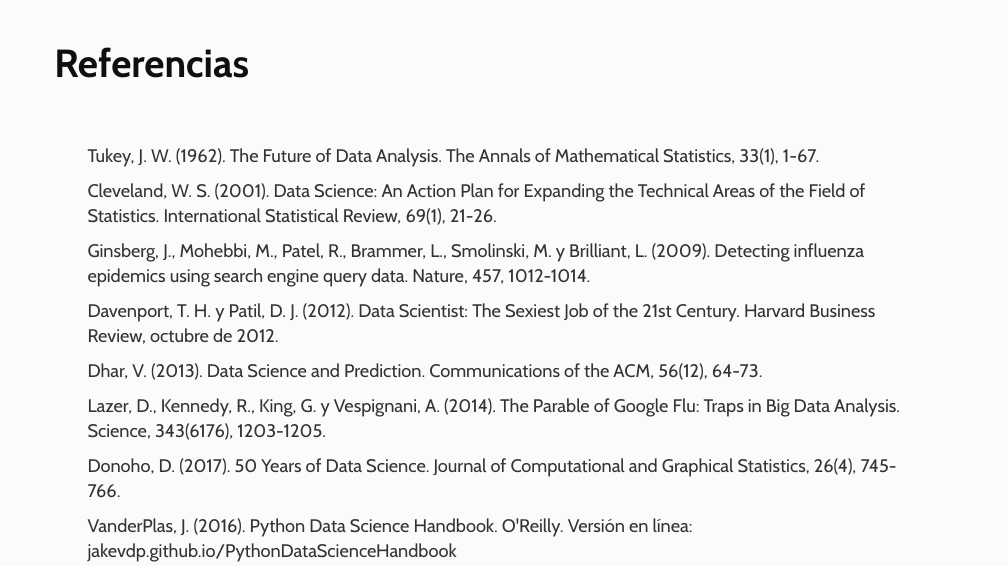
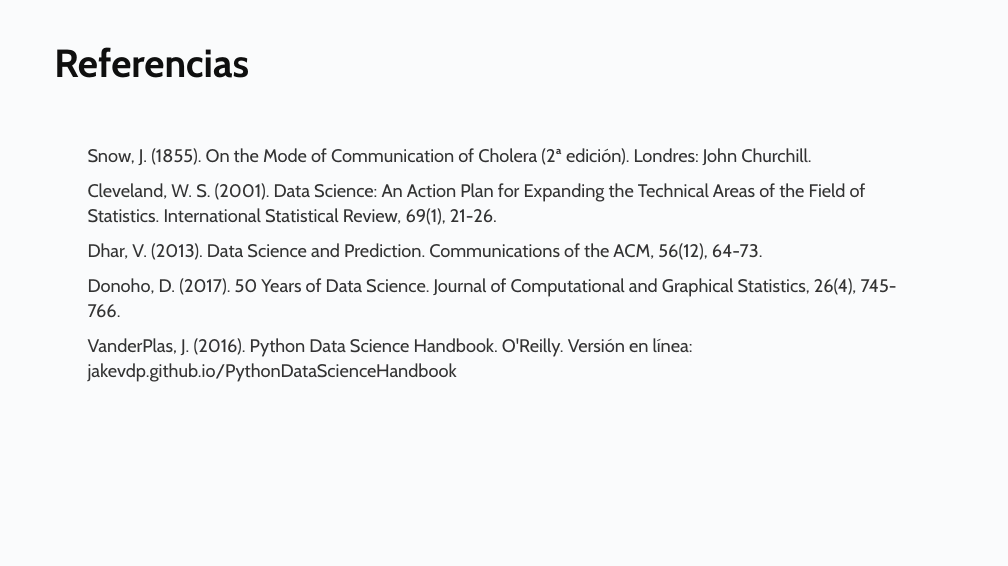
Before and after one commit to daniopitz/diplomado-cdd, a slide deck: slide 32 of presentaciones/clase01_fundamentos_ecosistema.pptx (slide 39 before the commit). Drawn at 1008x566 pixels with LibreOffice and Linux fonts; fonts in the diff are those of the drawing. Boxes give left, top, right and bottom in pixels: in the first picture for what was removed or moved away, otherwise in the second. Text is boxed around its words. In the diff, an @@ line names an element or a change of style, - is before the commit and + after.

```diff
--- a/presentaciones/clase01_fundamentos_ecosistema.pptx
+++ b/presentaciones/clase01_fundamentos_ecosistema.pptx
@@ text at bbox=[88, 148, 811, 165]: text changed @@
-Tukey, J. W. (1962). The Future of Data Analysis. The Annals of Mathematical Statistics, 33(1), 1-67.
+Snow, J. (1855). On the Mode of Communication of Cholera (2ª edición). Londres: John Churchill.
@@ text at bbox=[88, 243, 875, 344]: paragraphs removed @@
-Ginsberg, J., Mohebbi, M., Patel, R., Brammer, L., Smolinski, M. y Brilliant, L. (2009). Detecting influenza epidemics using search engine query data. Nature, 457, 1012-1014.
-Davenport, T. H. y Patil, D. J. (2012). Data Scientist: The Sexiest Job of the 21st Century. Harvard Business Review, octubre de 2012.
@@ text at bbox=[88, 398, 900, 440]: paragraph removed @@
-Lazer, D., Kennedy, R., King, G. y Vespignani, A. (2014). The Parable of Google Flu: Traps in Big Data Analysis. Science, 343(6176), 1203-1205.
```
Also in this commit, not shown: 14 other slides changed, 1 slide added, 8 slides removed, 1 other file.
